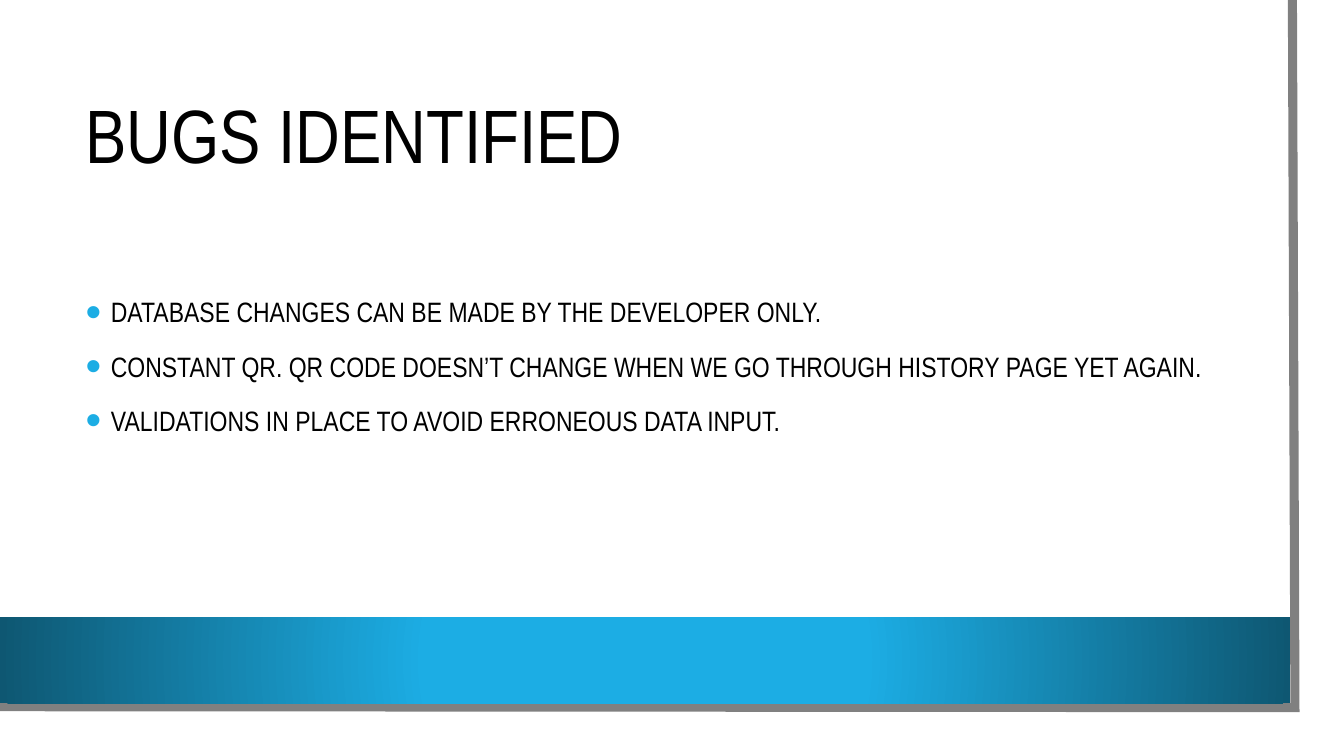
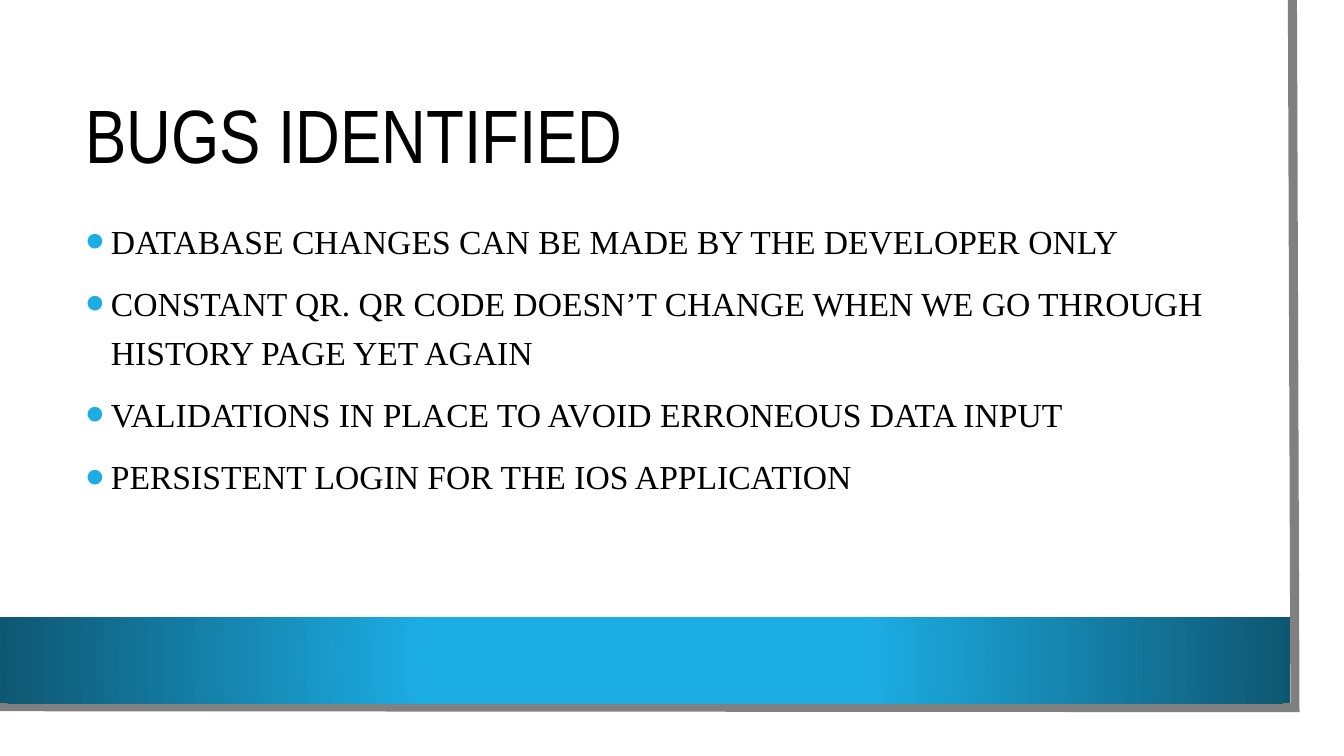
Before and after one commit to VamsiDevalla/Student-Attendance-Tracking, a slide deck: slide 15 of final ppt.pptx (slide 12 before the commit). Drawn at 1344x756 pixels with LibreOffice and Linux fonts; fonts in the diff are those of the drawing; background and template pictures are left out. Boxes give left, top, right and bottom in pixels: in the first picture for what was removed or moved away, otherwise in the second. Text is boxed around its words. In the diff, an @@ line names an element or a change of style, - is before the commit and + after.

Commit message:
final ppt changes

```diff
--- a/final ppt.pptx
+++ b/final ppt.pptx
@@ text at (111, 231, 1202, 490): text changed; size 20 to 24 pt; font Arial Narrow to Times New Roman @@
-• DATABASE CHANGES CAN BE MADE BY THE DEVELOPER ONLY.
-• CONSTANT QR. QR CODE DOESN’T CHANGE WHEN WE GO THROUGH HISTORY PAGE YET AGAIN.
-• VALIDATIONS IN PLACE TO AVOID ERRONEOUS DATA INPUT.
+• DATABASE CHANGES CAN BE MADE BY THE DEVELOPER ONLY
+• CONSTANT QR. QR CODE DOESN’T CHANGE WHEN WE GO THROUGH HISTORY PAGE YET AGAIN
+• VALIDATIONS IN PLACE TO AVOID ERRONEOUS DATA INPUT
+• PERSISTENT LOGIN FOR THE IOS APPLICATION
```
Also in this commit, not shown: 8 other slides changed, 4 slides added.
